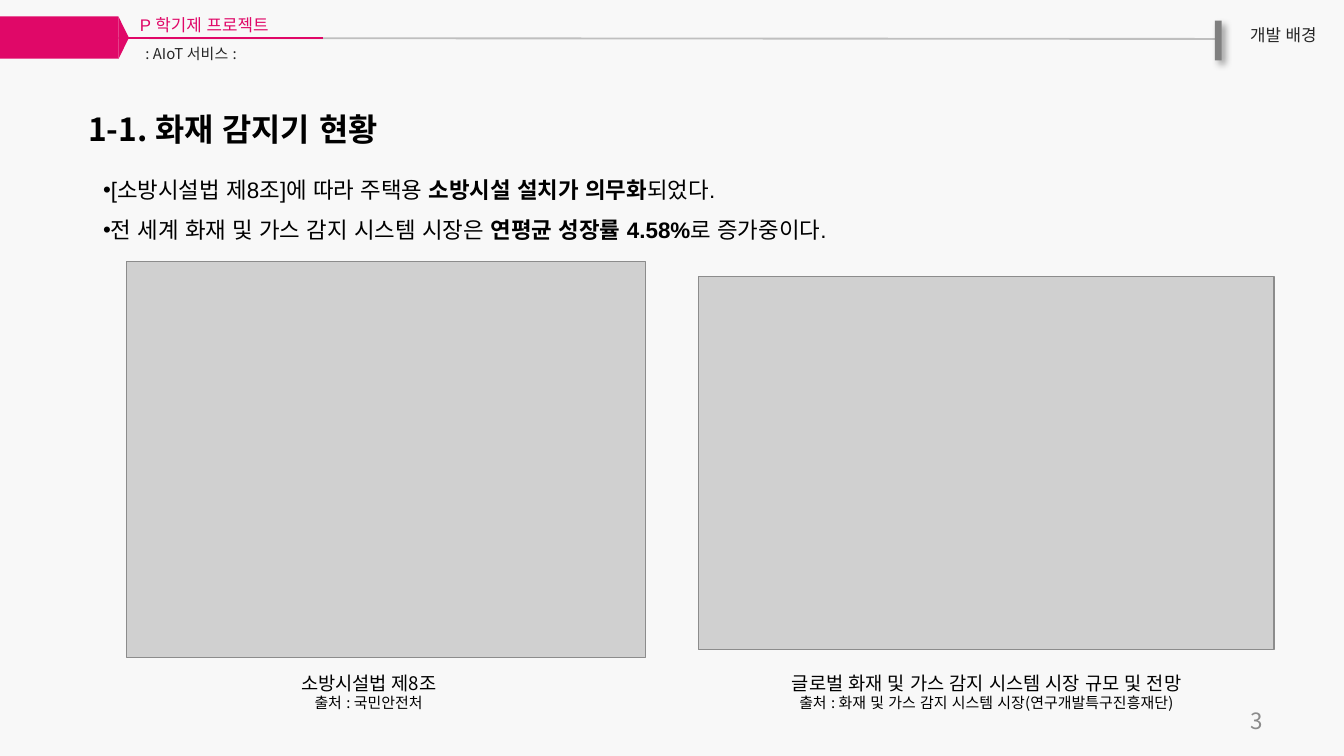
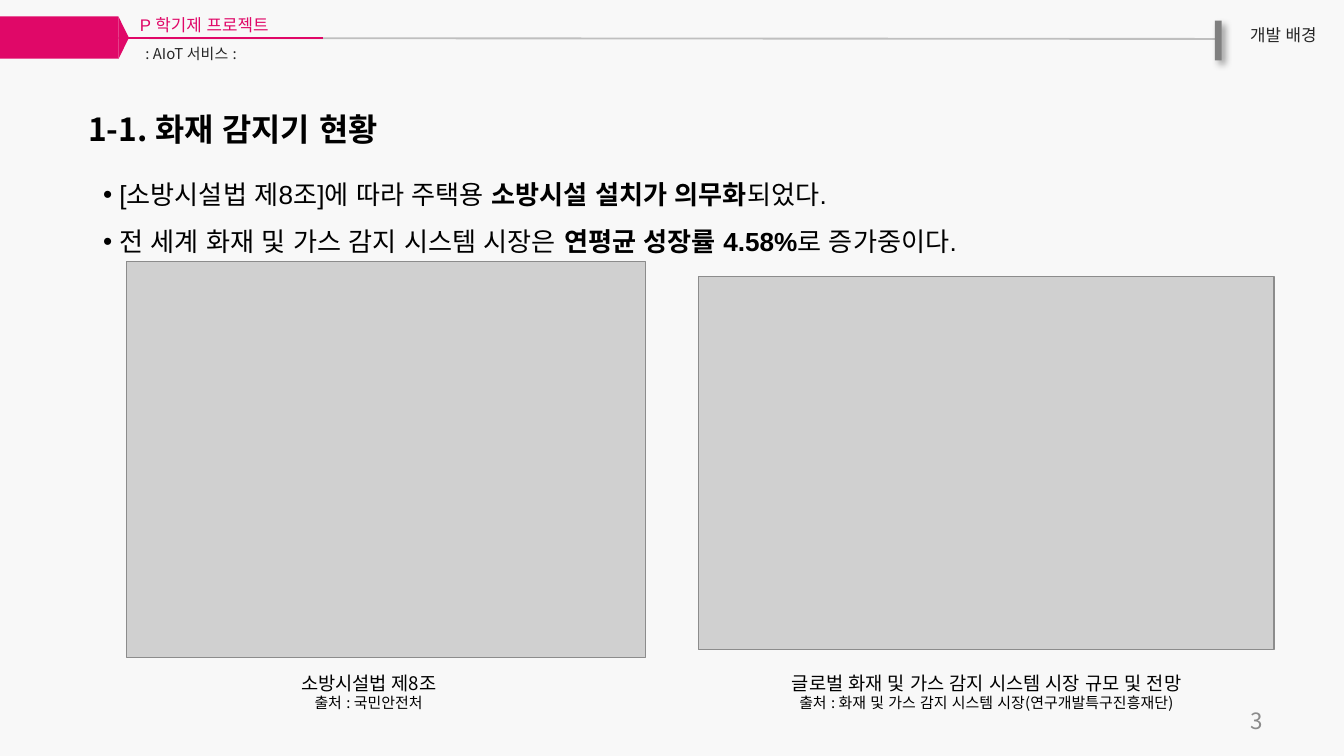
Before and after one commit to GCUpProject/P1, a slide deck: slide 4 of Presentation/P프로젝트-1조 제안서.pptx. Drawn at 1344x756 pixels with LibreOffice and Linux fonts; fonts in the diff are those of the drawing; grey boxes stand for pictures. Boxes give left, top, right and bottom in pixels: in the first picture for what was removed or moved away, otherwise in the second. Text is boxed around its words. In the diff, an @@ line names an element or a change of style, - is before the commit and + after.

```diff
--- a/Presentation/P프로젝트-1조 제안서.pptx
+++ b/Presentation/P프로젝트-1조 제안서.pptx
@@ text "[소방시설법 제8조]에 따라 주택용 소방시설 ..." at [119,182,957,254]: size 12 to 14 pt @@
```
Also in this commit, not shown: 14 other slides changed, 5 slides added, 7 slides removed.
